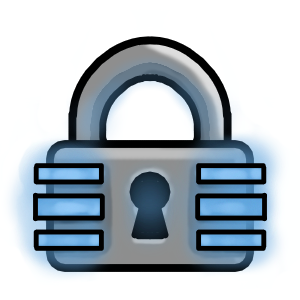
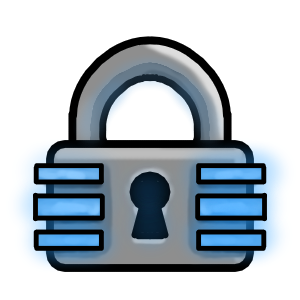
Layers edited between the first and the second (300, 300) image:
added layer "Paint Layer 14" above "Paint Layer 13" over [4, 85, 290, 281]
hid "Paint Layer 13" over [4, 85, 290, 281]
